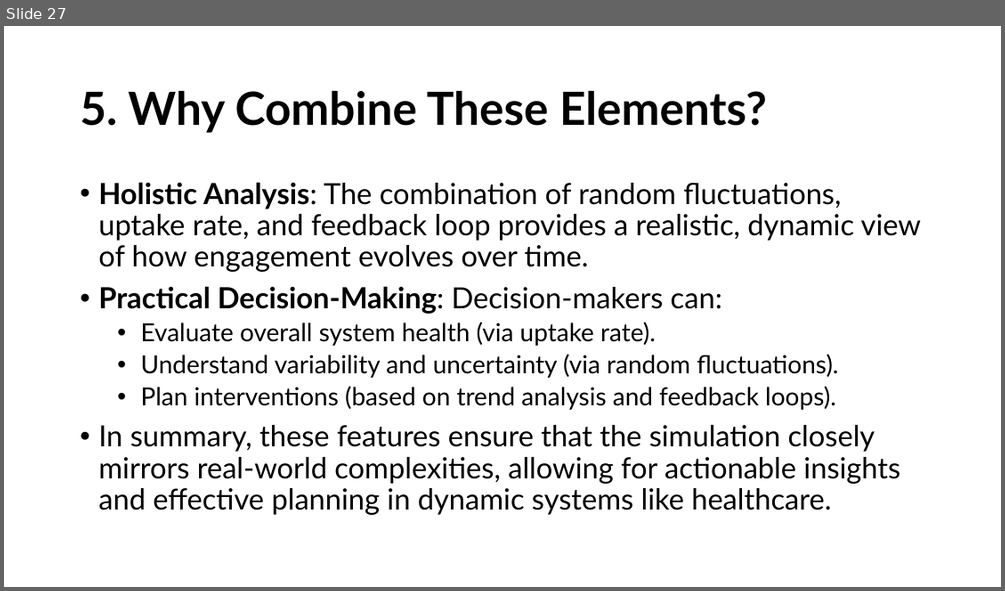
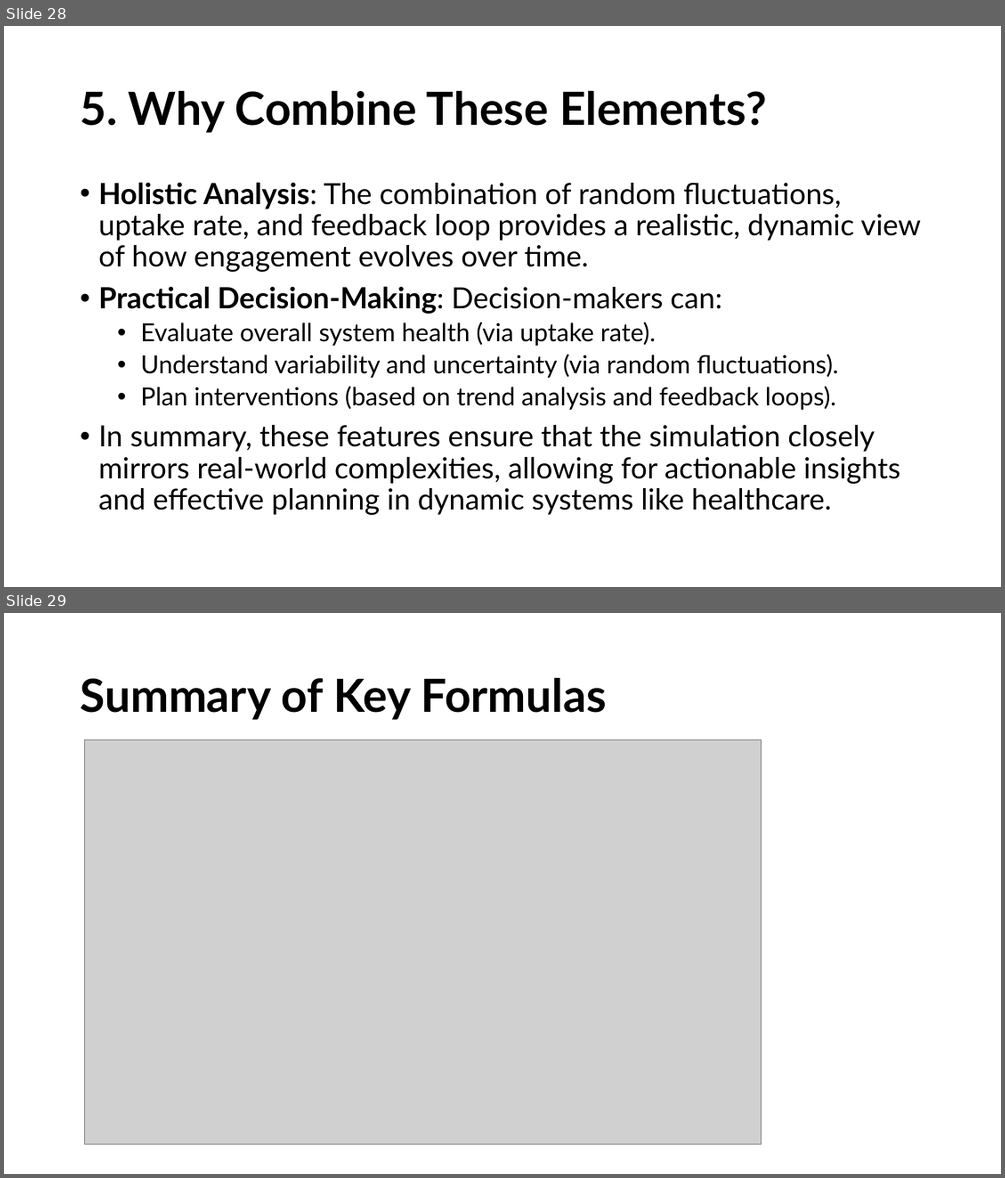
Before and after one commit to HeiderJeffer/Modeling-for-Societal-Complexity-in-Healthcare, a slide deck: Background and motivation.pptx. Shown one above the other, each under a label of ours: slide 27 before the commit, slides 28 and 29 after it. The pictures are 1005x591 and 1005x1178 pixels, drawn with LibreOffice and Linux fonts; fonts in the diff are those of the drawing; grey boxes stand for pictures. Boxes give left, top, right and bottom in pixels: in the first picture for what was removed or moved away, otherwise in the second. Text is boxed around its words. In the diff, an @@ line names an element or a change of style, - is before the commit and + after.

```diff
--- a/Background and motivation.pptx
+++ b/Background and motivation.pptx
@@ slide 29 added at [4,613,1001,1174], background #FFFFFF @@
@@ title added at [80,678,607,720], 44 pt, text #000000, bold @@
+Summary of Key Formulas
@@ picture added at [84,740,760,1144] @@
@@ what was slide 27 is now slide 28 @@
```
Also in this commit, not shown: 2 slides changed, 22 other slides added, 1 other file.
